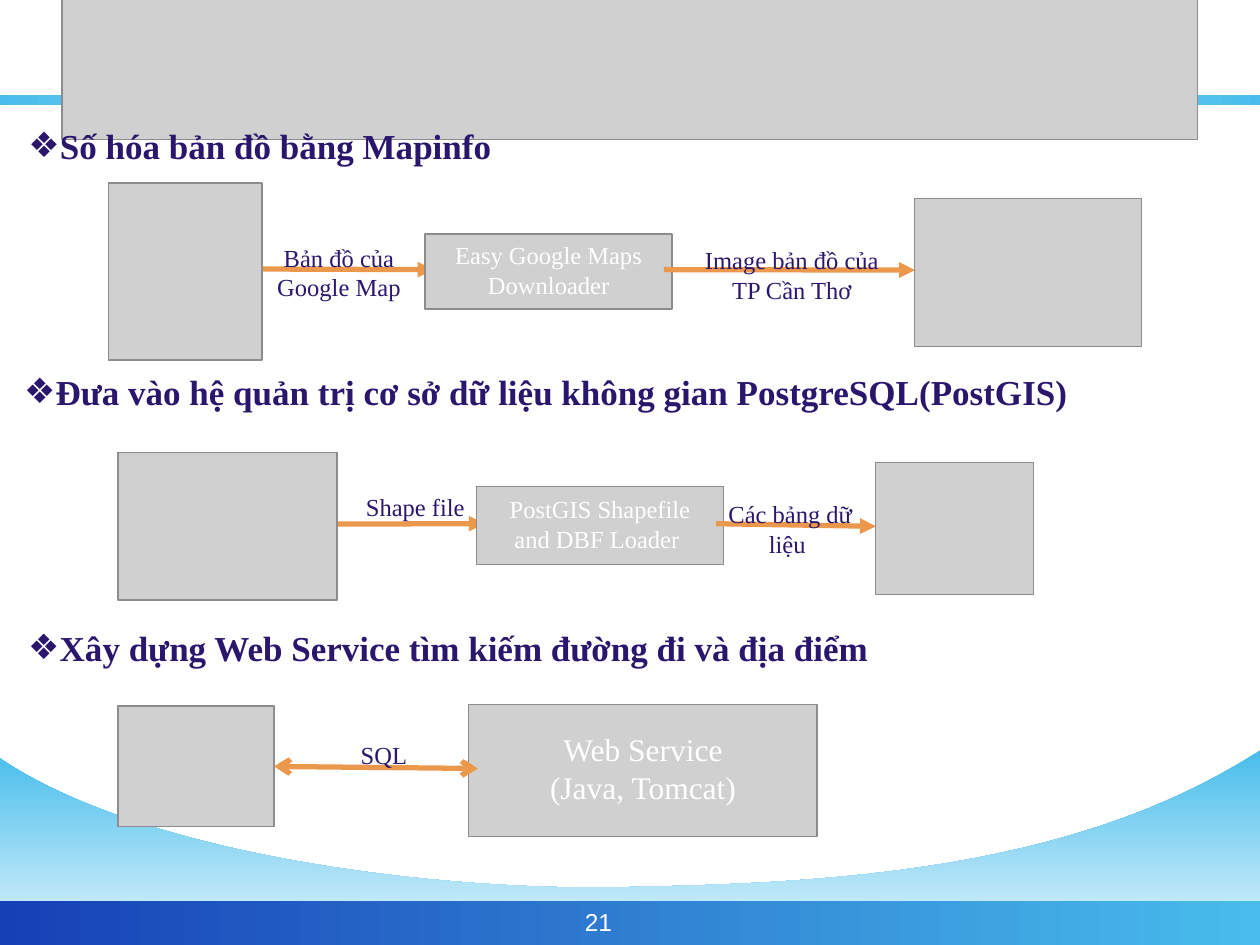
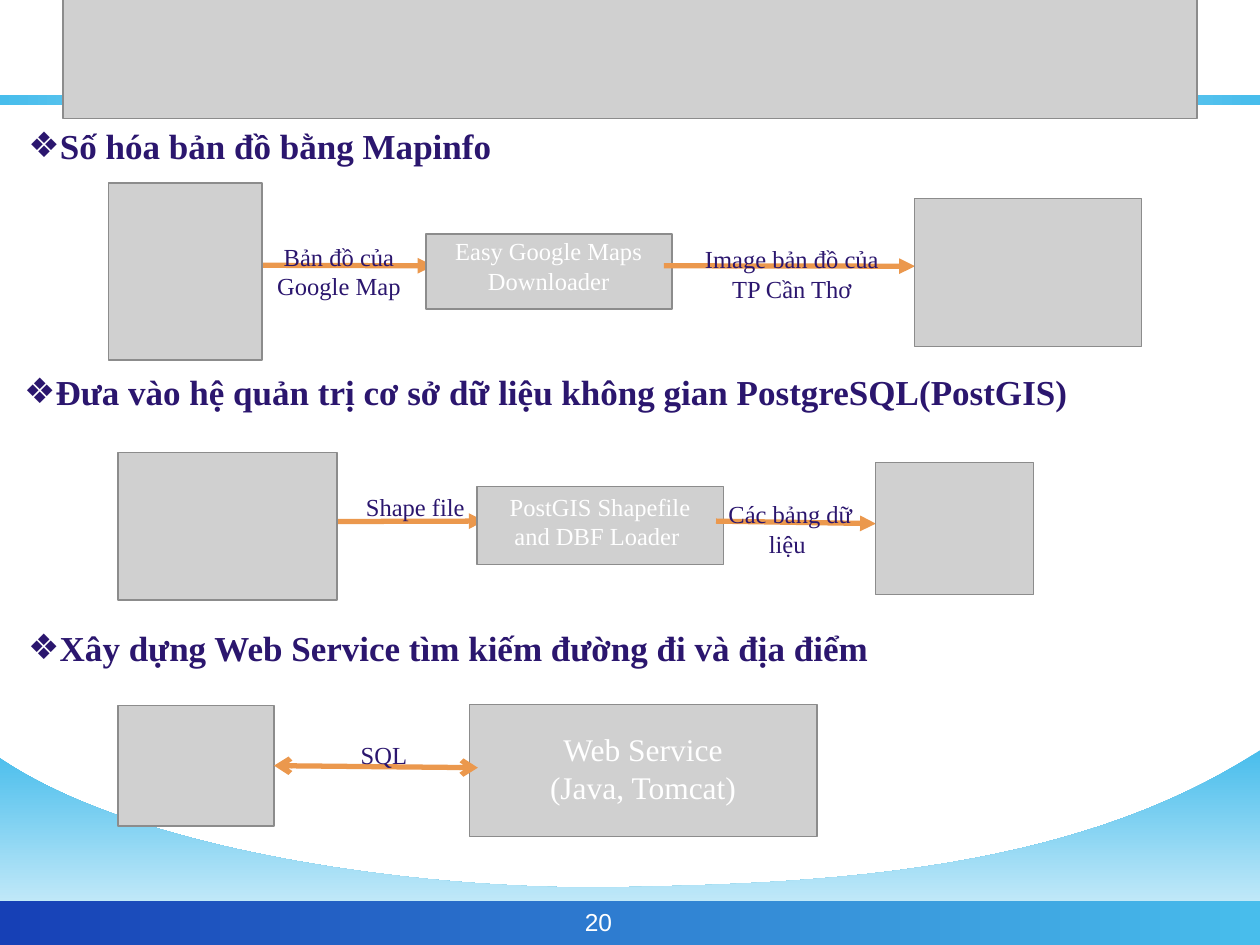
Before and after one commit to phamngsinh/cantho-webgis, a slide deck: slide 20 of Document/Bao Cao/BaoCaoLuanVan3.ppt (slide 21 before the commit). Drawn at 1260x945 pixels with LibreOffice and Linux fonts; fonts in the diff are those of the drawing; grey boxes stand for pictures; background and template pictures are left out. Boxes give left, top, right and bottom in pixels: in the first picture for what was removed or moved away, otherwise in the second. Text is boxed around its words. In the diff, an @@ line names an element or a change of style, - is before the commit and + after.

```diff
--- a/Document/Bao Cao/BaoCaoLuanVan3.ppt
+++ b/Document/Bao Cao/BaoCaoLuanVan3.ppt
@@ picture: place and size @@
-picture at <box>62,0,1197,140</box>
+picture at <box>63,0,1197,118</box>
@@ arrow moved from (262, 270) - (433, 270) to (262, 266) - (433, 266) @@
@@ text "Easy Google Maps Downloader": place and size @@
-text "Easy Google Maps Downloader" at <box>455,247,641,294</box>
+text "Easy Google Maps Downloader" at <box>455,243,641,290</box>
@@ arrow moved from (664, 270) - (915, 270) to (664, 266) - (915, 266) @@
@@ page number at <box>585,914,612,932</box>: text changed @@
-21
+20
```
Also in this commit, not shown: 28 other slides changed, 1 slide removed.
